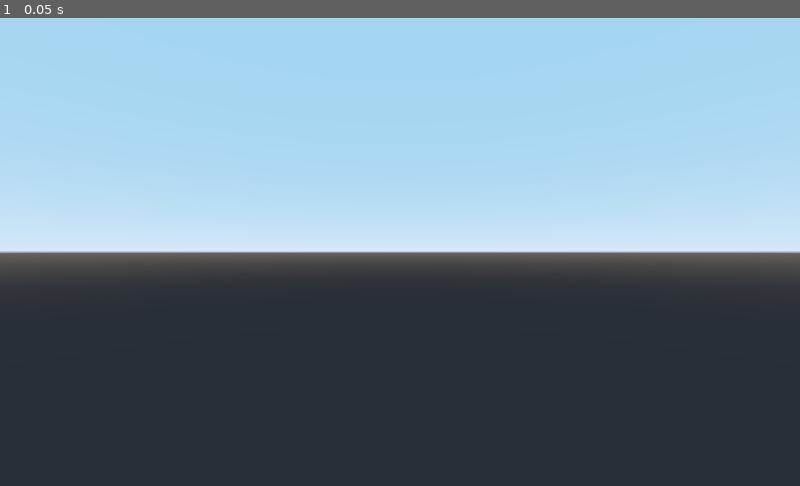
Above: before the commit, frame 1.
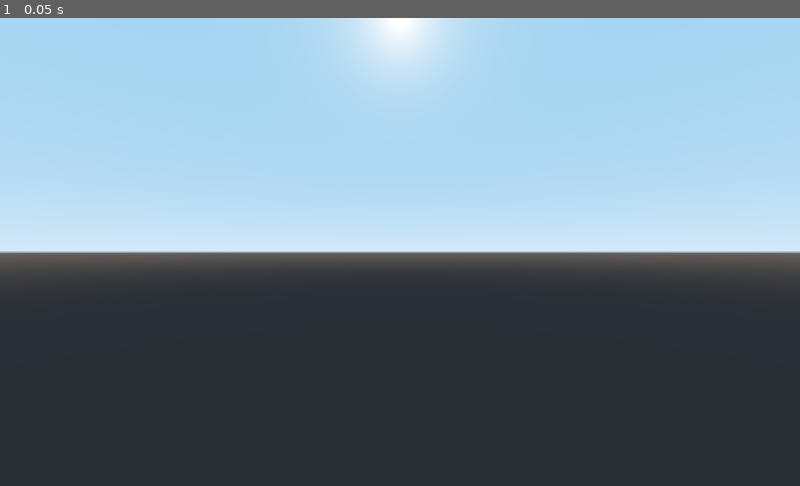
Above: after the commit, the same moment.

Repository: CodedOre/TrafficDrive
Game: Godot game, scene res://utils/GimbalCamera.tscn
The game is run twice, just before and just after one commit, with the same random seed, the same clock (stepped at 60 frames per second) and the same inputs. The project has no main scene, so this scene is started directly.
Inputs:
- Up to frame 1 (0.05 s): no input

The runs differ from the first frame. In frame 1, 1.6% of the frame differs, in the area x 42-58%, y 0-14%.

Commit message:
CarCamera: Avoid clipping

Diff:
--- a/scripts/utils/GimbalCamera.gd
+++ b/scripts/utils/GimbalCamera.gd
@@ -70,6 +70,7 @@
 				_outer_gimbal.rotate_object_local(Vector3.UP, _y_dir * event.relative.x * _mouse_sensitivity)
 			if event.relative.y != 0:
 				_inner_gimbal.rotate_object_local(Vector3.RIGHT, _x_dir * event.relative.y * _mouse_sensitivity)
+			_inner_gimbal.rotation.x = clamp(_inner_gimbal.rotation.x, 0.01, 1.14)
 
 # - Move the Camera to a point -
 func _move_camera(delta : float, outer_target : Transform, inner_target : Transform) -> void:
--- a/utils/GimbalCamera.tscn
+++ b/utils/GimbalCamera.tscn
@@ -9,5 +9,4 @@
 
 [node name="InnerGimbal" type="Spatial" parent="OuterGimbal"]
 
-[node name="Camera" type="Camera" parent="OuterGimbal/InnerGimbal"]
-transform = Transform( -1, 0, -3.25841e-07, 0, 1, 0, 3.25841e-07, 0, -1, 0, 0, 0 )
+[node name="Camera" type="ClippedCamera" parent="OuterGimbal/InnerGimbal"]
--- a/vehicles/Police1.tscn
+++ b/vehicles/Police1.tscn
@@ -21,6 +21,8 @@
 points = PoolVector3Array( -83.3105, -109.513, -119.773, -79.6029, -122.824, -119.586, -79.4351, 42.422, -140.49, -79.4 …(1200 unchanged characters)…
 
 [node name="Police1" instance=ExtResource( 1 )]
+collision_layer = 2
+collision_mask = 3
 script = ExtResource( 9 )
 camera_points = NodePath("CameraPoint")
 all_lights = [ NodePath("VehicleBody/LightBrakeLight"), NodePath("VehicleBody/LightFrontLeft"), NodePath("VehicleBody/L …(267 unchanged characters)…
--- a/vehicles/Sedan1.tscn
+++ b/vehicles/Sedan1.tscn
@@ -15,6 +15,8 @@
 points = PoolVector3Array( -110.856, 65.8951, -115.244, -106.345, 65.8951, -119.737, -93.133, 119.504, -32.3178, -93.06 …(1745 unchanged characters)…
 
 [node name="Sedan1" instance=ExtResource( 1 )]
+collision_layer = 2
+collision_mask = 3
 script = ExtResource( 8 )
 camera_points = NodePath("CameraPoint")
 all_lights = [ NodePath("VehicleBody/LightBrakeLight"), NodePath("VehicleBody/LightFrontLeft"), NodePath("VehicleBody/L …(267 unchanged characters)…
--- a/vehicles/Taxi1.tscn
+++ b/vehicles/Taxi1.tscn
@@ -15,6 +15,8 @@
 points = PoolVector3Array( -110.831, 63.2369, -116.46, -110.831, 63.2369, -103.069, -110.831, 72.1286, -103.069, -106.3 …(1742 unchanged characters)…
 
 [node name="Taxi1" instance=ExtResource( 1 )]
+collision_layer = 2
+collision_mask = 3
 script = ExtResource( 9 )
 camera_points = NodePath("CameraPoint")
 all_lights = [ NodePath("VehicleBody/LightBrakeLight"), NodePath("VehicleBody/LightFrontLeft"), NodePath("VehicleBody/L …(267 unchanged characters)…
